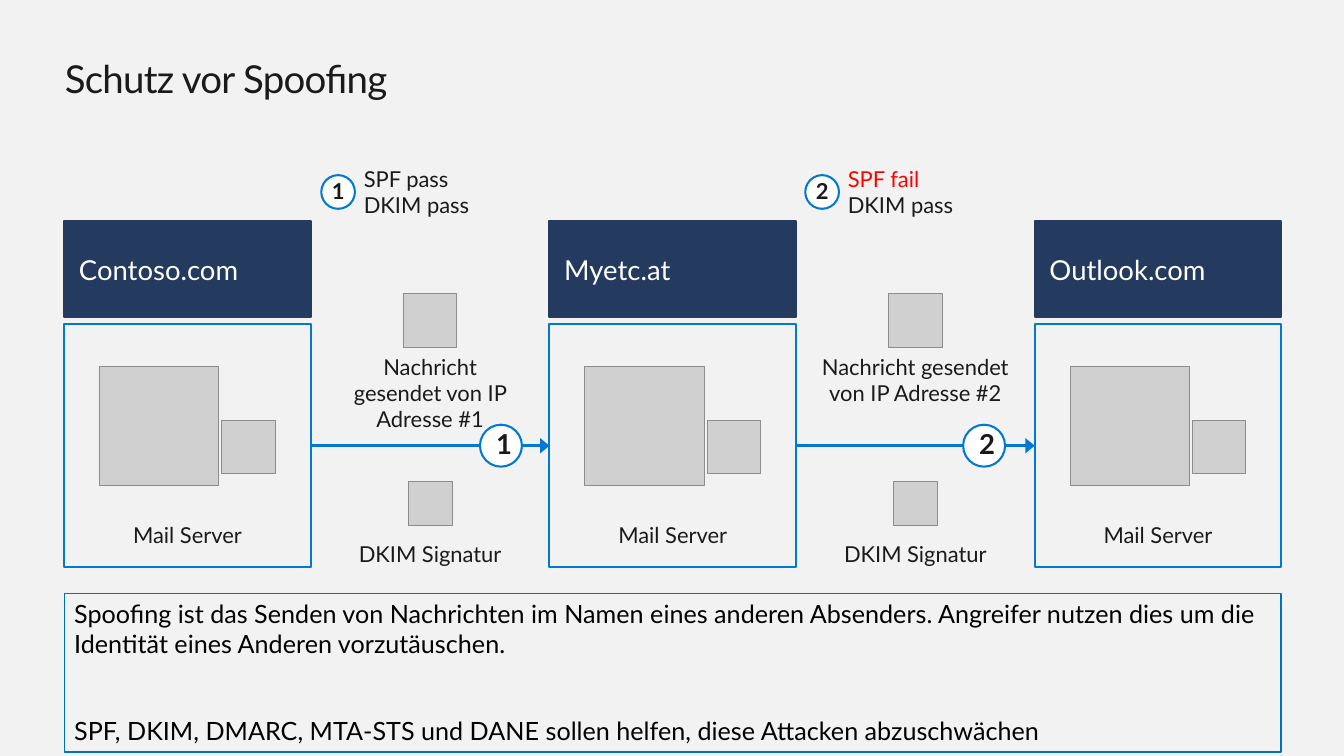
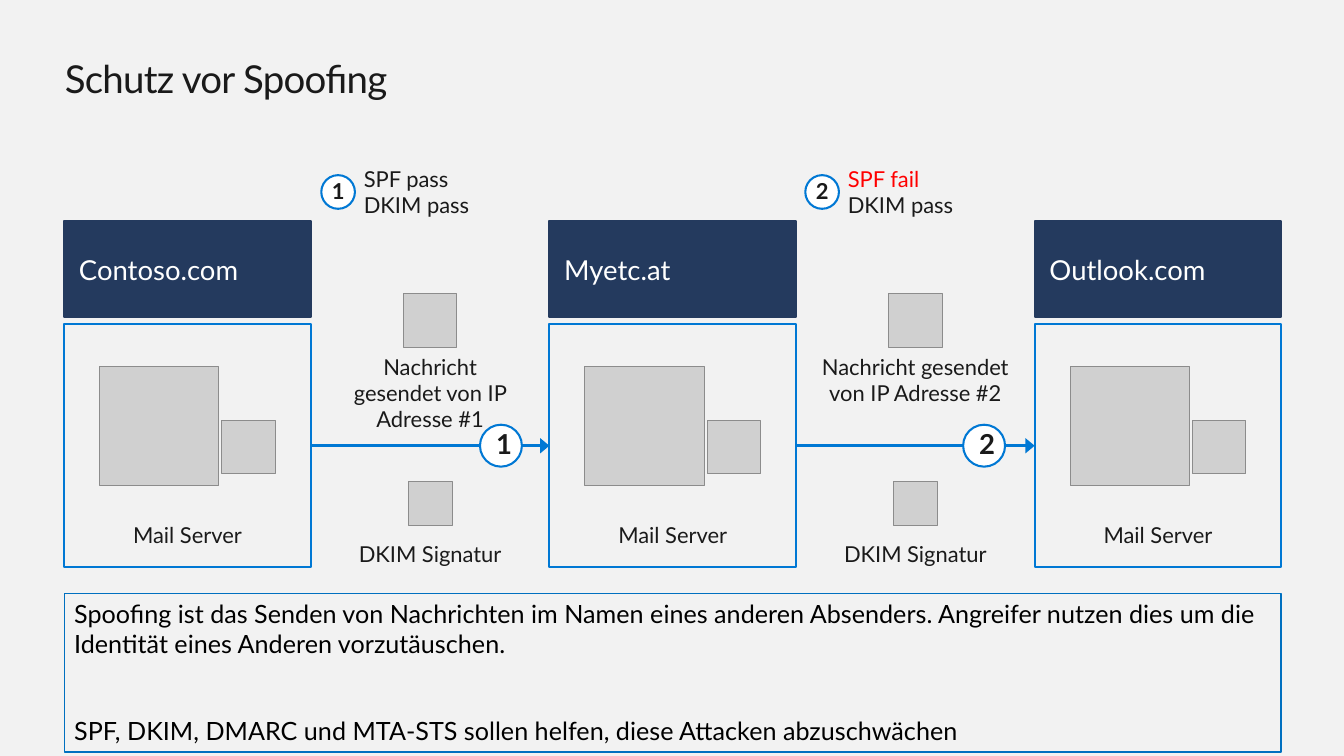
Before and after one commit to EnterpriseTrainingCenter/ExchangeServer, a slide deck: slide 18 of SMEXOP/SMEXOP_V1.0.pptx. Drawn at 1344x756 pixels with LibreOffice and Linux fonts; fonts in the diff are those of the drawing; grey boxes stand for pictures; background and template pictures are left out. Boxes give left, top, right and bottom in pixels: in the first picture for what was removed or moved away, otherwise in the second. Text is boxed around its words. In the diff, an @@ line names an element or a change of style, - is before the commit and + after.

Commit message:
Cleanup, added DANE implementation at MS

```diff
--- a/SMEXOP/SMEXOP_V1.0.pptx
+++ b/SMEXOP/SMEXOP_V1.0.pptx
@@ text in rectangle at (74, 604, 1254, 743): text changed @@
-Spoofing ist das Senden von Nachrichten im Namen eines anderen Absenders. Angreifer nutzen dies um die Identität eines Anderen vorzutäuschen.
-SPF, DKIM, DMARC, MTA-STS und DANE sollen helfen, diese Attacken abzuschwächen
+Spoofing ist das Senden von Nachrichten im Namen eines anderen Absenders. Angreifer nutzen dies um die Identität eines Anderen vorzutäuschen.
+SPF, DKIM, DMARC und MTA-STS sollen helfen, diese Attacken abzuschwächen
```
Also in this commit, not shown: 7 other slides changed, 1 slide added.
